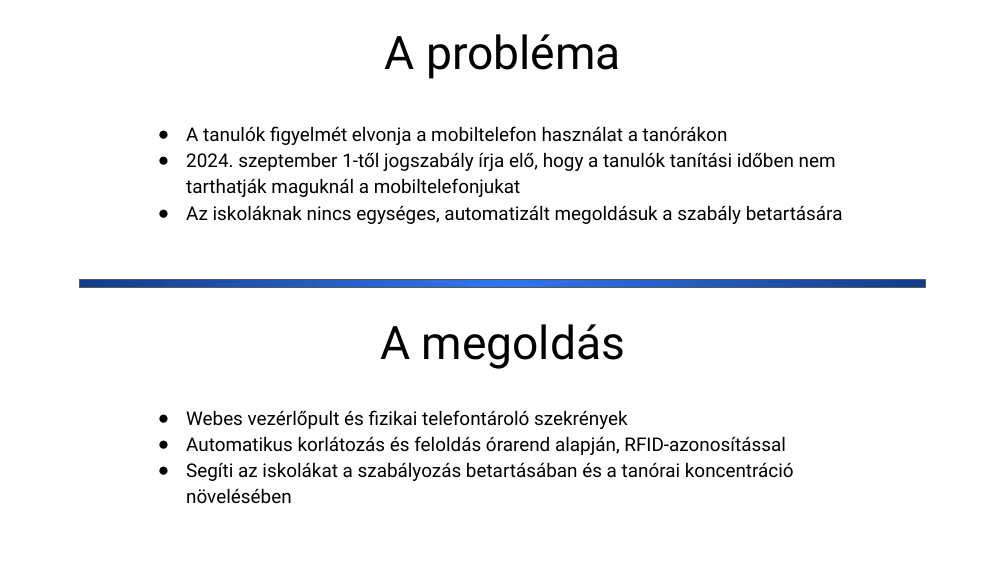
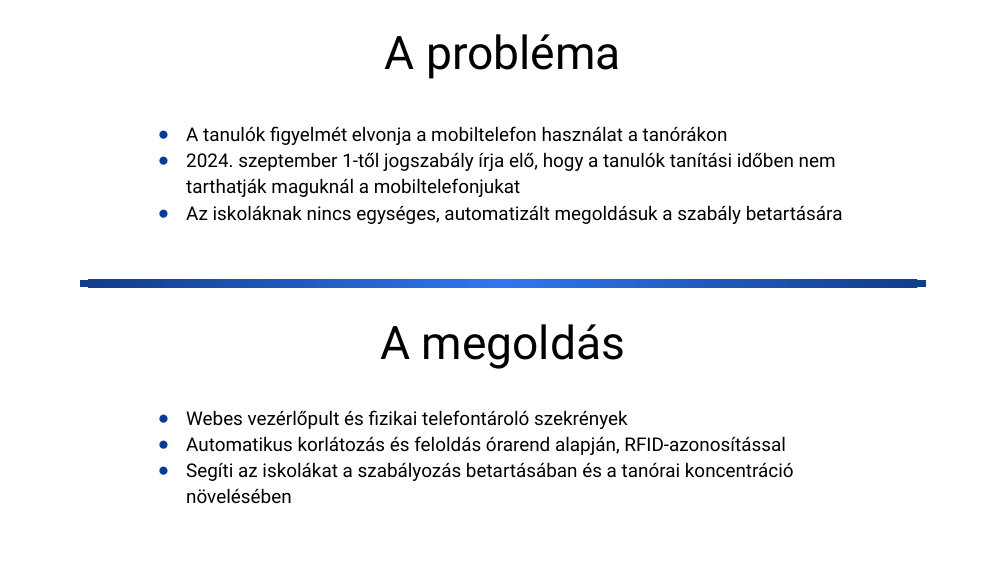
Before and after one commit to nagygabor123/vizsgaremek, a slide deck: slide 2 of Dokumentacio/Eloadas.pptx. Drawn at 1008x567 pixels with LibreOffice and Linux fonts; fonts in the diff are those of the drawing. Boxes give left, top, right and bottom in pixels: in the first picture for what was removed or moved away, otherwise in the second. Text is boxed around its words. In the diff, an @@ line names an element or a change of style, - is before the commit and + after.

Commit message:
fel

```diff
--- a/Dokumentacio/Eloadas.pptx
+++ b/Dokumentacio/Eloadas.pptx
@@ text "A tanulók figyelmét elvonja a ..." at bbox=[186, 126, 843, 224]: bullet colour #000000 to #093C92 @@
@@ rectangle at bbox=[79, 280, 926, 287]: outline #595959 0.75 pt to none @@
@@ text "Webes vezérlőpult és fizikai telefontároló ..." at bbox=[186, 410, 794, 504]: bullet colour #000000 to #093C92 @@
```
Also in this commit, not shown: 12 other slides changed.
